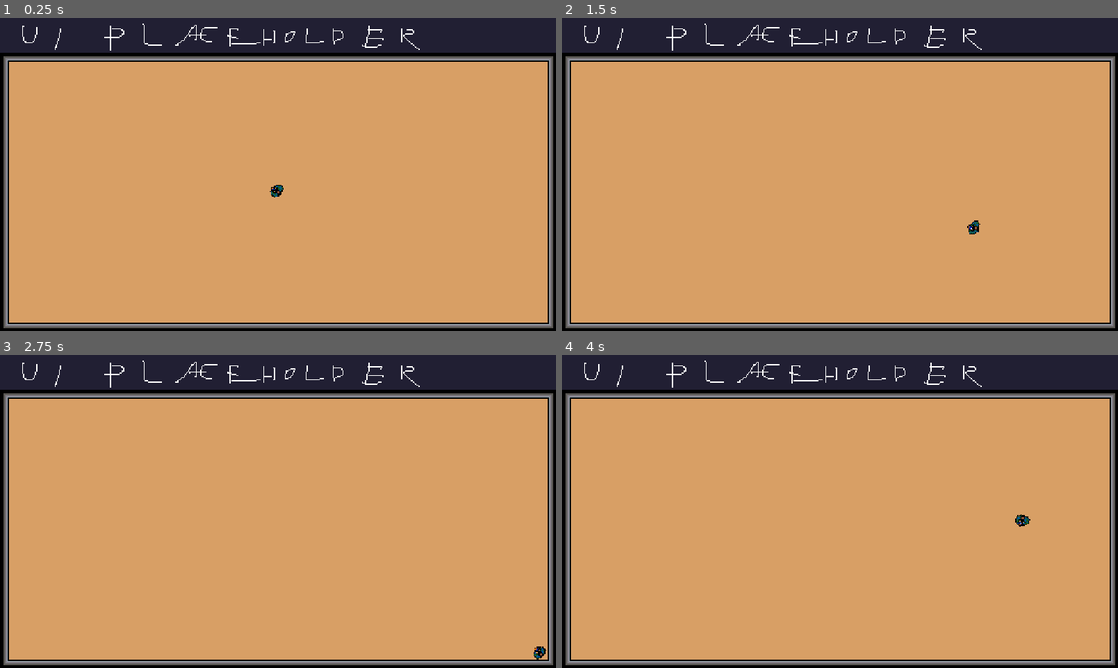
Above: before the commit, frames 1-4 (two rows, left to right).
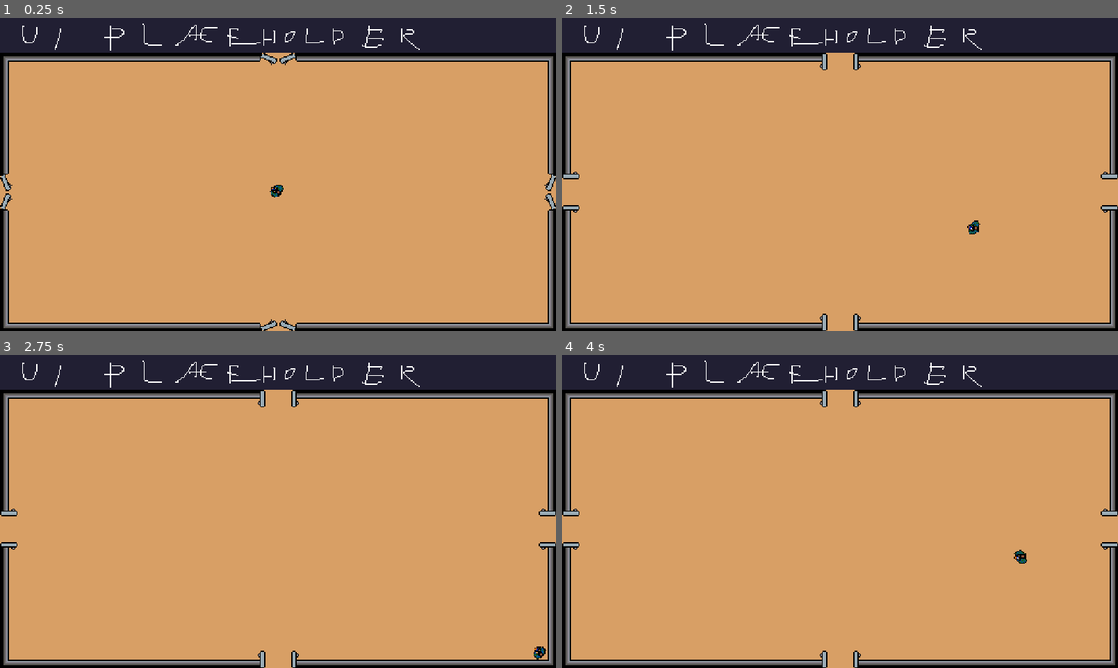
Above: after the commit, the same moments.

Repository: TLochow/Operation-Snagov
Game: Godot game, scene res://scenes/Level.tscn
Two runs of this game, one before a commit and one after it. Both use one fixed random seed, a clock stepped at 60 frames per second and the inputs below.
Inputs (mouse positions are in pixels of both pictures, inside the frame that each line leads up to):
- Up to frame 1 (0.25 s): no input
- Up to frame 2 (1.5 s): move the mouse to (962, 158) at 0.52 s; press the mouse at (962, 158) at 0.53 s; hold Right (ui_right) 0.53-1.28 s; move the mouse to (728, 190) at 1.27 s; release the mouse at (728, 190) at 1.28 s; hold Down (ui_down) from 1.28 s (still down); click (728, 190) at 1.35 s
- Up to frame 3 (2.75 s): move the mouse to (333, 442) at 2.02 s; release Down (ui_down) at 2.03 s; press the mouse at (333, 442) at 2.03 s; hold Right (ui_right) from 2.03 s (still down)
- Up to frame 4 (4 s): move the mouse to (812, 574) at 2.77 s; release Right (ui_right) at 2.78 s; release the mouse at (812, 574) at 2.78 s; hold Up (ui_up) 2.78-3.53 s; click (812, 574) at 2.85 s; move the mouse to (1006, 558) at 3.52 s; press the mouse at (1006, 558) at 3.53 s; hold Left (ui_left) from 3.53 s (still down)

The runs differ from the first frame. In frame 1, 0.7% of the frame differs, in the area x 0-100%, y 11-100%; in frame 2, 0.9%; in frame 3, 0.9%; in frame 4, 1.1%.

Commit message:
LevelGeneration Base

Diff:
--- /dev/null
+++ b/Default.gd
@@ -0,0 +1,9 @@
+extends Node
+
+var DirCenter = Vector2(0.0, 0.0)
+var DirUp = Vector2(0.0, -1.0)
+var DirDown = Vector2(0.0, 1.0)
+var DirLeft = Vector2(-1.0, 0.0)
+var DirRight = Vector2(1.0, 0.0)
+
+var RoomSize = Vector2(512.0, 256.0)
--- /dev/null
+++ b/Global.gd
@@ -0,0 +1,4 @@
+extends Node
+
+var ROOMSCENE = preload("res://scenes/rooms/Room.tscn")
+var LevelGenBlockedCoords = []
--- a/project.godot
+++ b/project.godot
@@ -18,6 +18,12 @@
 config/name="Operation Snagov"
 run/main_scene="res://scenes/Level.tscn"
 config/icon="res://icon.png"
+
+[autoload]
+
+SceneChanger="*res://scenes/SceneChanger.tscn"
+Default="*res://Default.gd"
+Global="*res://Global.gd"
 
 [display]
 
--- a/scenes/Level.gd
+++ b/scenes/Level.gd
@@ -2,4 +2,28 @@
 
 func _input(event):
 	if event.is_action_pressed("ui_cancel"):
-		get_tree().quit()
+		SceneChanger.EndGame()
+
+func _ready():
+	GenerateLevel()
+
+func GenerateLevel():
+	var roomsNode = $Rooms
+	Global.LevelGenBlockedCoords = [Vector2(0, 0)]
+	var roomsLeftToGenerate = true
+	while roomsLeftToGenerate:
+		var roomsToGenerate = []
+		var allRooms = roomsNode.get_children()
+		for room in allRooms:
+			if not room.GeneratedNeighbors:
+				roomsToGenerate.append(room)
+		if roomsToGenerate.size() == 0:
+			roomsLeftToGenerate = false
+		else:
+			for room in roomsToGenerate:
+				room.GenerateNeighbors(roomsNode)
+	var allRooms = roomsNode.get_children()
+	print(allRooms.size())
+	for room in allRooms:
+		room.SetExits()
+	$Rooms/StartRoom.OpenDoors()
--- a/scenes/Level.tscn
+++ b/scenes/Level.tscn
@@ -11,7 +11,9 @@
 
 [node name="GameCamera" parent="." instance=ExtResource( 3 )]
 
-[node name="Rooms" type="Node2D" parent="."]
+[node name="Rooms" type="Node2D" parent="." groups=[
+"RoomsNode",
+]]
 
 [node name="StartRoom" parent="Rooms" instance=ExtResource( 4 )]
 
--- a/scenes/Player.gd
+++ b/scenes/Player.gd
@@ -20,17 +20,17 @@
 	AnimPlayer.play("Walk")
 
 func _physics_process(delta):
-	var moveDirection = Vector2(0.0, 0.0)
+	var moveDirection = Default.DirCenter
 	if Input.is_action_pressed("ui_left"):
-		moveDirection += Vector2(-1.0, 0.0)
+		moveDirection += Default.DirLeft
 	if Input.is_action_pressed("ui_right"):
-		moveDirection += Vector2(1.0, 0.0)
+		moveDirection += Default.DirRight
 	if Input.is_action_pressed("ui_up"):
-		moveDirection += Vector2(0.0, -1.0)
+		moveDirection += Default.DirUp
 	if Input.is_action_pressed("ui_down"):
-		moveDirection += Vector2(0.0, 1.0)
-	move_and_slide(moveDirection.normalized() * delta * 10000.0, Vector2(0.0, 0.0))
-	if moveDirection == Vector2(0.0, 0.0):
+		moveDirection += Default.DirDown
+	move_and_slide(moveDirection.normalized() * delta * 10000.0, Default.DirCenter)
+	if moveDirection == Default.DirCenter:
 		if PlayingWalkAnimation:
 			AnimPlayer.stop(false)
 			PlayingWalkAnimation = false
--- /dev/null
+++ b/scenes/SceneChanger.gd
@@ -0,0 +1,25 @@
+extends CanvasLayer
+
+var Level = 1
+
+func _ready():
+	randomize()
+	$AnimationPlayer.play("FadeIn")
+
+func ChangeScene(path):
+	$AnimationPlayer.play("FadeOut")
+	yield($AnimationPlayer, "animation_finished")
+	get_tree().change_scene(path)
+	$AnimationPlayer.play("FadeIn")
+
+func EndGame():
+	$AnimationPlayer.play("FadeOut")
+	yield($AnimationPlayer, "animation_finished")
+	get_tree().quit()
+
+func NextLevel():
+	Level += 1
+	LoadLevel()
+
+func LoadLevel():
+	ChangeScene("res://Scenes/Level" + str(Level) + ".tscn")
--- /dev/null
+++ b/scenes/SceneChanger.tscn
@@ -0,0 +1,55 @@
+[gd_scene load_steps=4 format=2]
+
+[ext_resource path="res://scenes/SceneChanger.gd" type="Script" id=1]
+
+[sub_resource type="Animation" id=1]
+resource_name = "FadeIn"
+length = 0.25
+step = 0.25
+tracks/0/type = "value"
+tracks/0/path = NodePath("Black:color")
+tracks/0/interp = 1
+tracks/0/loop_wrap = true
+tracks/0/imported = false
+tracks/0/enabled = true
+tracks/0/keys = {
+"times": PoolRealArray( 0, 0.25 ),
+"transitions": PoolRealArray( 1, 1 ),
+"update": 0,
+"values": [ Color( 0, 0, 0, 1 ), Color( 0, 0, 0, 0 ) ]
+}
+
+[sub_resource type="Animation" id=2]
+resource_name = "FadeOut"
+length = 0.25
+step = 0.25
+tracks/0/type = "value"
+tracks/0/path = NodePath("Black:color")
+tracks/0/interp = 1
+tracks/0/loop_wrap = true
+tracks/0/imported = false
+tracks/0/enabled = true
+tracks/0/keys = {
+"times": PoolRealArray( 0, 0.25 ),
+"transitions": PoolRealArray( 1, 1 ),
+"update": 0,
+"values": [ Color( 0, 0, 0, 0 ), Color( 0, 0, 0, 1 ) ]
+}
+
+[node name="SceneChanger" type="CanvasLayer"]
+pause_mode = 2
+layer = 128
+script = ExtResource( 1 )
+
+[node name="Black" type="ColorRect" parent="."]
+anchor_right = 1.0
+anchor_bottom = 1.0
+mouse_filter = 2
+color = Color( 0, 0, 0, 1 )
+__meta__ = {
+"_edit_use_anchors_": false
+}
+
+[node name="AnimationPlayer" type="AnimationPlayer" parent="."]
+anims/FadeIn = SubResource( 1 )
+anims/FadeOut = SubResource( 2 )
--- /dev/null
+++ b/scenes/rooms/Door.gd
@@ -0,0 +1,7 @@
+extends Node2D
+
+func Open():
+	$AnimationPlayer.play("Open")
+
+func Close():
+	$AnimationPlayer.play("Close")
--- a/scenes/rooms/Door.tscn
+++ b/scenes/rooms/Door.tscn
@@ -1,6 +1,7 @@
-[gd_scene load_steps=5 format=2]
+[gd_scene load_steps=6 format=2]
 
 [ext_resource path="res://graphics/door.png" type="Texture" id=1]
+[ext_resource path="res://scenes/rooms/Door.gd" type="Script" id=2]
 
 [sub_resource type="RectangleShape2D" id=1]
 extents = Vector2( 8, 4 )
@@ -61,9 +62,11 @@
 }
 
 [node name="Door" type="Node2D"]
+script = ExtResource( 2 )
 
 [node name="LeftDoor" type="KinematicBody2D" parent="."]
 position = Vector2( -14, -6 )
+rotation = 1.5708
 
 [node name="CollisionShape2D" type="CollisionShape2D" parent="LeftDoor"]
 position = Vector2( 6, 2 )
@@ -81,6 +84,7 @@
 
 [node name="RightDoor" type="KinematicBody2D" parent="."]
 position = Vector2( 14, -6 )
+rotation = -1.5708
 
 [node name="CollisionShape2D" type="CollisionShape2D" parent="RightDoor"]
 position = Vector2( -6, 2 )
--- a/scenes/rooms/Room.gd
+++ b/scenes/rooms/Room.gd
@@ -1,15 +1,15 @@
 extends Node2D
+
+var GeneratedNeighbors = false
+var DistanceToStart = 0
+var GenerationCoords = Vector2(0, 0)
 
 var OpenTop
 var OpenBottom
 var OpenLeft
 var OpenRight
 
-func Configure(openTop, openBottom, openLeft, openRight):
-	OpenTop = openTop
-	OpenBottom = openBottom
-	OpenLeft = openLeft
-	OpenRight = openRight
+func SetExits():
 	if OpenTop:
 		$Doors/TopWall.queue_free()
 	else:
@@ -26,3 +26,61 @@
 		$Doors/RightWall.queue_free()
 	else:
 		$Doors/Right.queue_free()
+
+func GenerateNeighbors(roomsNode):
+	GeneratedNeighbors = true
+	var percentageForRoomGeneration = 1.0 - (DistanceToStart * 0.2)
+	var generateRoomUp = randf() < percentageForRoomGeneration
+	var generateRoomDown = randf() < percentageForRoomGeneration
+	var generateRoomLeft = randf() < percentageForRoomGeneration
+	var generateRoomRight = randf() < percentageForRoomGeneration
+
+	if generateRoomUp:
+		var newRoomCoord = GenerationCoords + Default.DirUp
+		if not Global.LevelGenBlockedCoords.has(newRoomCoord):
+			GenerateNewRoom(newRoomCoord, Default.DirUp, roomsNode)
+			OpenDoorByDirection(Default.DirUp)
+	if generateRoomDown:
+		var newRoomCoord = GenerationCoords + Default.DirDown
+		if not Global.LevelGenBlockedCoords.has(newRoomCoord):
+			GenerateNewRoom(newRoomCoord, Default.DirDown, roomsNode)
+			OpenDoorByDirection(Default.DirDown)
+	if generateRoomLeft:
+		var newRoomCoord = GenerationCoords + Default.DirLeft
+		if not Global.LevelGenBlockedCoords.has(newRoomCoord):
+			GenerateNewRoom(newRoomCoord, Default.DirLeft, roomsNode)
+			OpenDoorByDirection(Default.DirLeft)
+	if generateRoomRight:
+		var newRoomCoord = GenerationCoords + Default.DirRight
+		if not Global.LevelGenBlockedCoords.has(newRoomCoord):
+			GenerateNewRoom(newRoomCoord, Default.DirRight, roomsNode)
+			OpenDoorByDirection(Default.DirRight)
+
+func OpenDoorByDirection(direction):
+	if direction == Default.DirUp:
+		OpenTop = true
+	elif direction == Default.DirDown:
+		OpenBottom = true
+	elif direction == Default.DirLeft:
+		OpenLeft = true
+	elif direction == Default.DirRight:
+		OpenRight = true
+
+func GenerateNewRoom(coords, direction, roomsNode):
+	Global.LevelGenBlockedCoords.append(coords)
+	var newRoom = Global.ROOMSCENE.instance()
+	newRoom.GenerationCoords = coords
+	newRoom.DistanceToStart = DistanceToStart + 1
+	newRoom.OpenDoorByDirection(direction * -1.0)
+	newRoom.set_position(coords * Default.RoomSize)
+	roomsNode.add_child(newRoom)
+
+func OpenDoors():
+	if OpenTop:
+		$Doors/Top.Open()
+	if OpenBottom:
+		$Doors/Bottom.Open()
+	if OpenLeft:
+		$Doors/Left.Open()
+	if OpenRight:
+		$Doors/Right.Open()
